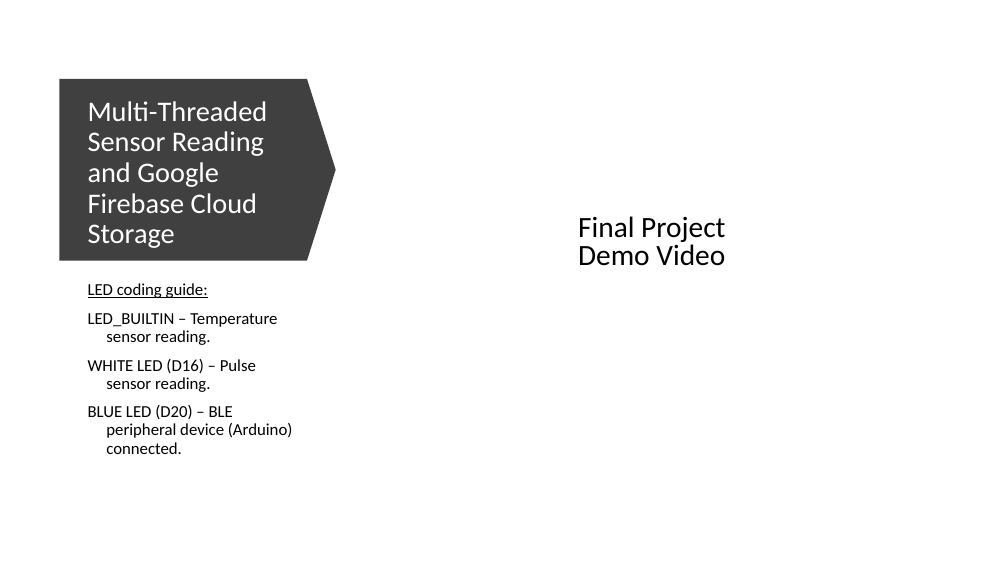
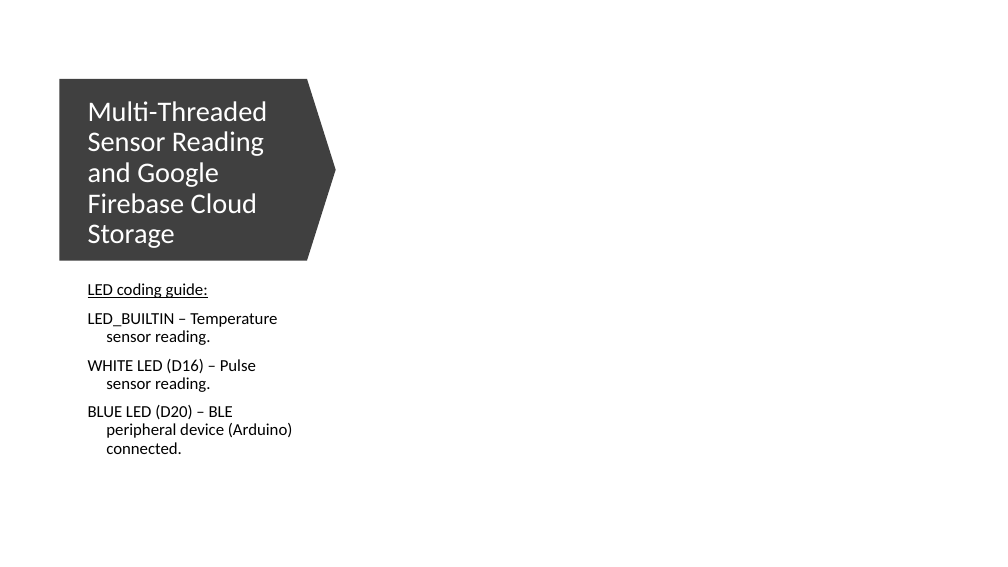
Before and after one commit to sroy9gmu/ble_test, a slide deck: slide 15 of Final Project Presentation.pptx. Drawn at 1008x567 pixels with LibreOffice and Linux fonts; fonts in the diff are those of the drawing. Boxes give left, top, right and bottom in pixels: in the first picture for what was removed or moved away, otherwise in the second. Text is boxed around its words. In the diff, an @@ line names an element or a change of style, - is before the commit and + after.

Commit message:
Final demo day

```diff
--- a/Final Project Presentation.pptx
+++ b/Final Project Presentation.pptx
@@ text removed at (578, 216, 725, 266) @@
-Final Project Demo Video
```
Also in this commit, not shown: 1 other slide changed, 16 other files.
